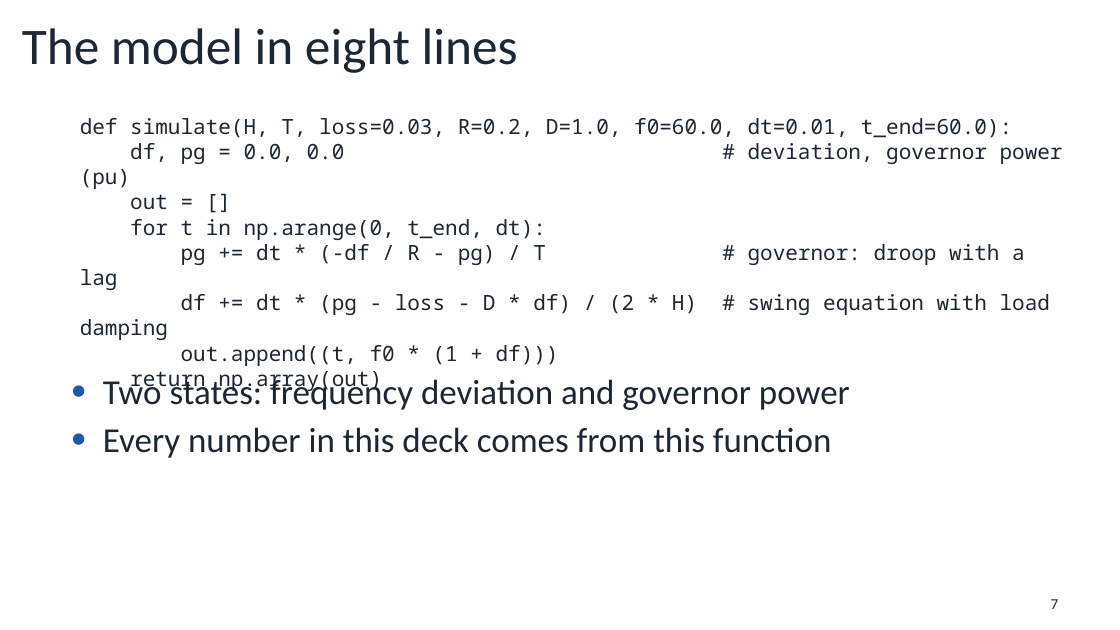
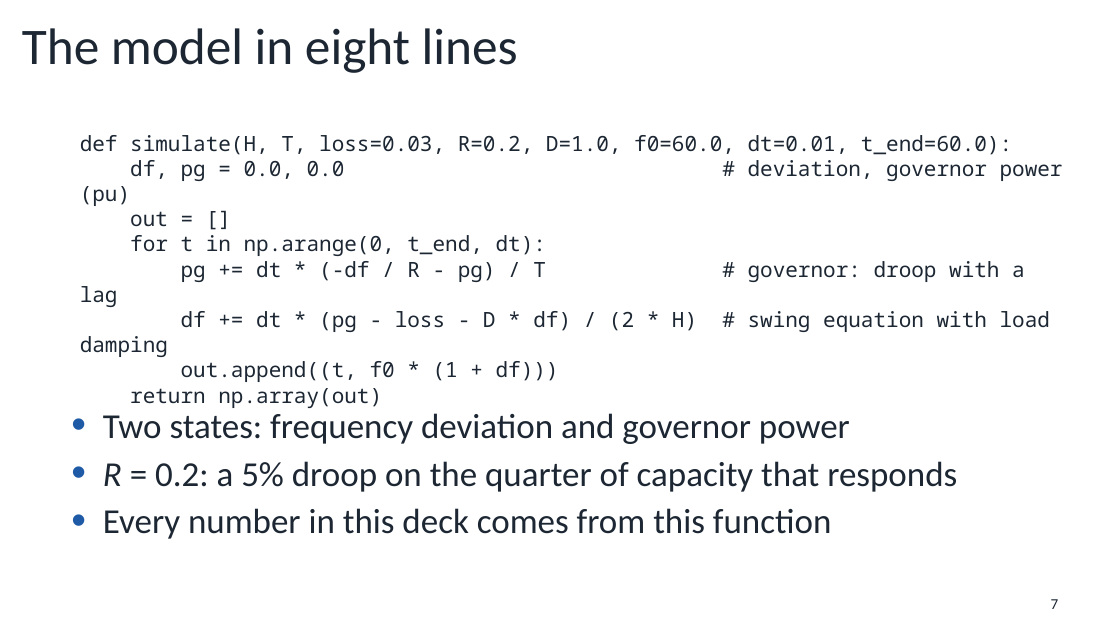
Before and after one commit to willowhughes/powerpoint, a slide deck: slide 7 of examples/grid_frequency.pptx. Drawn at 1120x630 pixels with LibreOffice and Linux fonts; fonts in the diff are those of the drawing. Boxes give left, top, right and bottom in pixels: in the first picture for what was removed or moved away, otherwise in the second. Text is boxed around its words. In the diff, an @@ line names an element or a change of style, - is before the commit and + after.

```diff
--- a/examples/grid_frequency.pptx
+++ b/examples/grid_frequency.pptx
@@ text "def simulate(H, T, loss=0.03, R=0.2, ...": place and size @@
-text "def simulate(H, T, loss=0.03, R=0.2, ..." at box(80, 118, 1063, 366)
+text "def simulate(H, T, loss=0.03, R=0.2, ..." at box(80, 135, 1063, 382)
@@ text "Two states: frequency deviation and ...": place and size @@
-text "Two states: frequency deviation and ..." at box(103, 375, 850, 458)
+text "Two states: frequency deviation and ..." at box(103, 413, 957, 539)
@@ text at box(103, 461, 957, 492): paragraph added @@
+• R = 0.2: a 5% droop on the quarter of capacity that responds
```
Also in this commit, not shown: 6 other slides changed, 2 other files.
